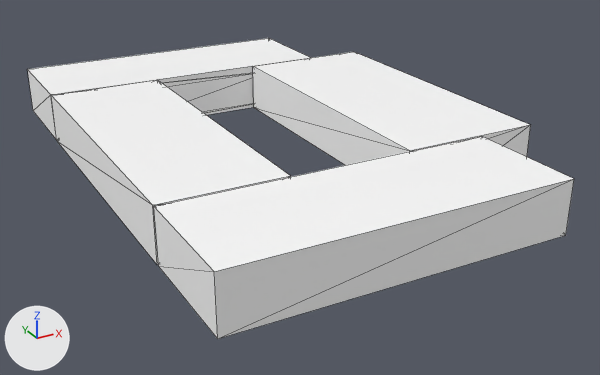
An edit to the FBX model Assets/Models/laudryArea.fbx, drawn before and after from the same camera.
One viewpoint serves both versions: a 50 mm lens placed at (-0.27, -0.529, 0.235), pointed at (0.008, -0.025, -0.017). The lights are fixed; the arrows at lower left show +X, +Y and +Z. Mesh edges are drawn as thin lines. Where no turn or scale is listed for an object, it has been applied to the vertices.
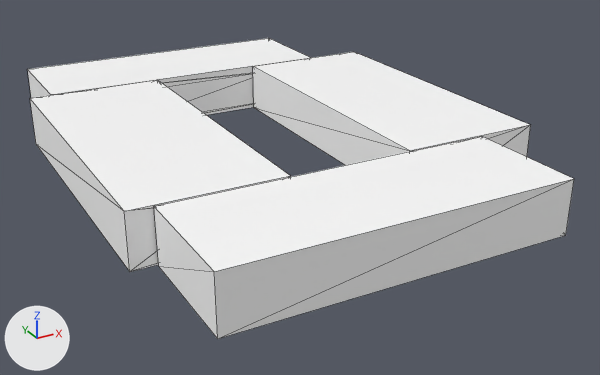
Commit message: laundry area

Edits to the scene script, one JSON object a line:
```json
{"block": "me_mesh", "where": "me_mesh.from_pydata(...)  # 64 vertices, 121 faces; spans x -0.138..0.144, y -0.204..0.204, z 0.0..0.038"}
{"block": "me_mesh", "where": "# used by ob_polysurface5; location = (0.0, 0.0, 0.0)"}
{"block": "me_mesh", "where": "# before: 24 (-0.138, -0.118, 0.0) at pixel (157, 265), 27 (-0.138, 0.118, 0.0) at pixel (56, 140), 52 (-0.138, -0.118, 0.038) at pixel (152, 205), 54 (-0.138, 0.118, 0.038) at pixel (51, 95)"}
{"block": "me_mesh", "change": "me_mesh part 1"}
{"op": "add", "block": "me_mesh", "code": "for i in [24, 27, 52, 54]: me_mesh.vertices[i].co += Vector((-0.016, 0.0, 0.0))"}
```

Boxes [x1, y1, x2, y2] around the edits, measured in the pictures (600 x 375 px; the box of a moved part takes in the faces that stretch with it):
```json
{"part": 1, "of": "me_mesh", "change": "moved or reshaped", "before": [51, 80, 290, 265], "after": [30, 80, 290, 272]}
```
